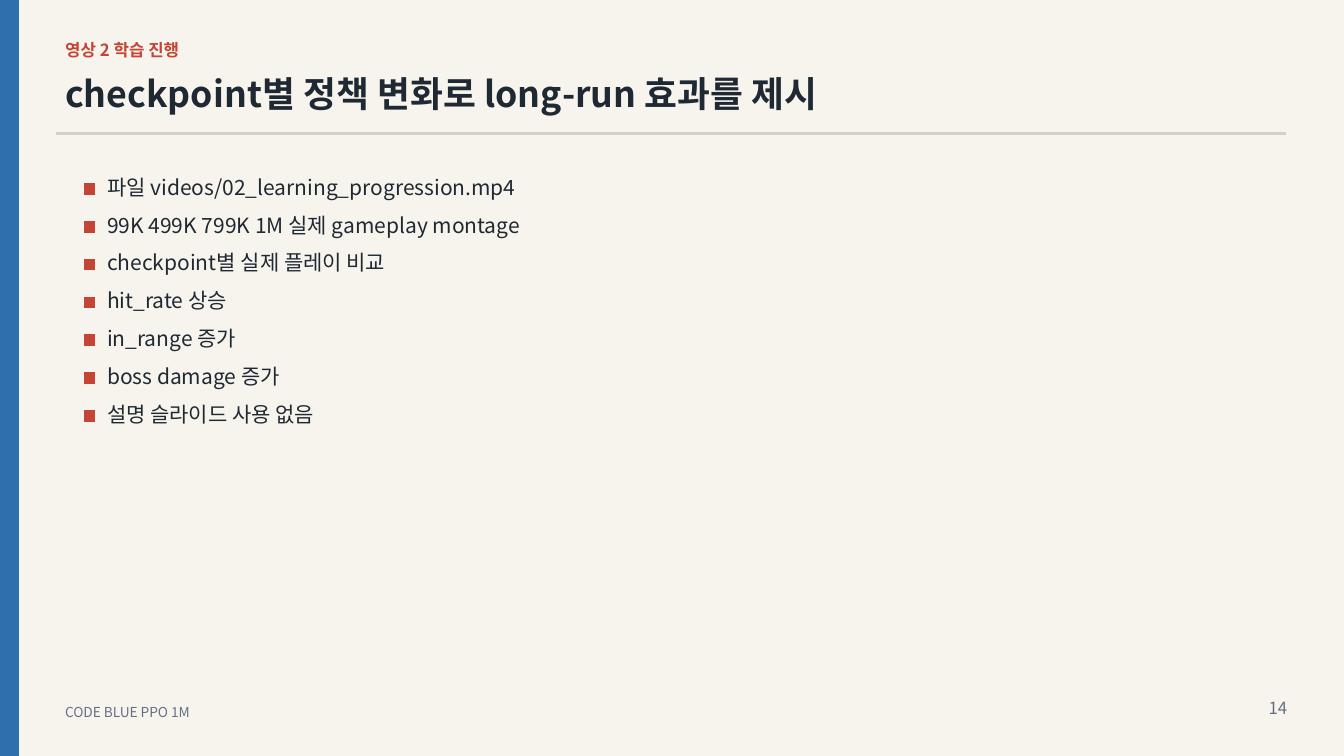
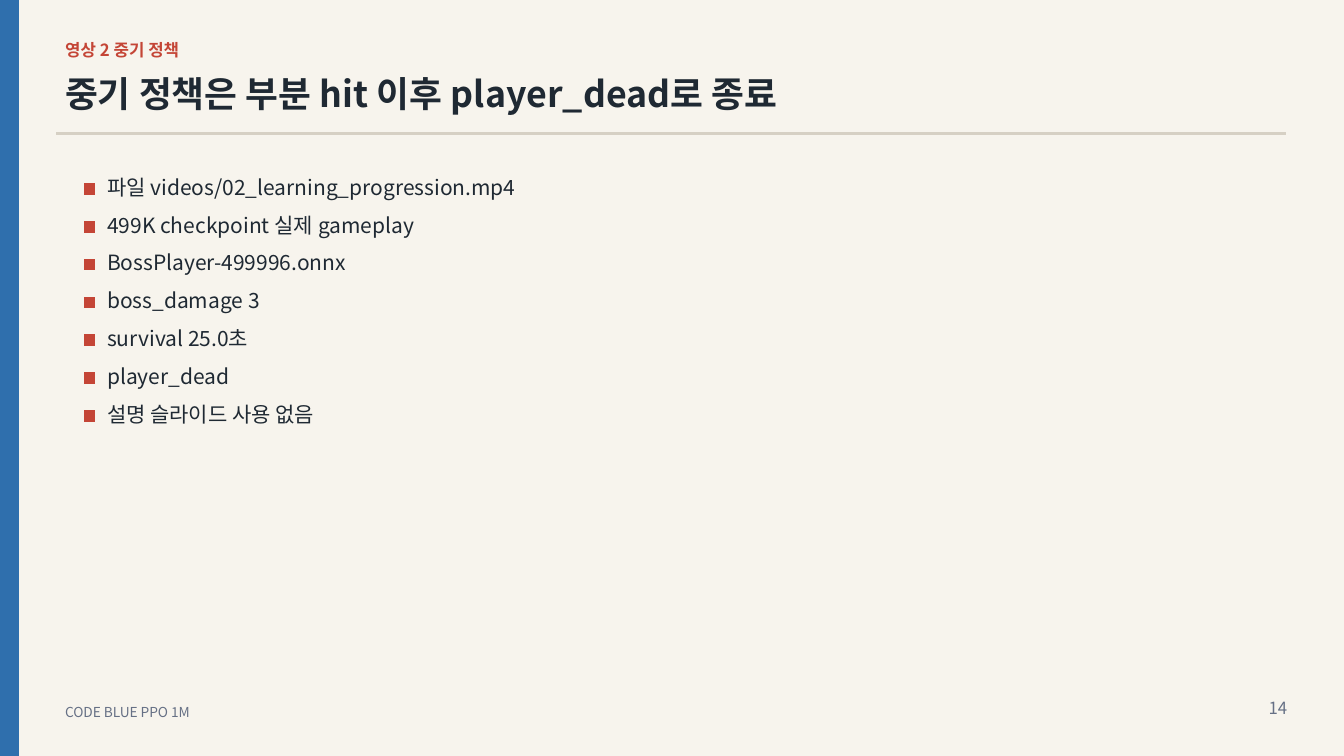
Before and after one commit to LxNx-Hn/AI_FinalTerm, a slide deck: slide 14 of presentations/final/CODE_BLUE_RL_FINAL.pptx. Drawn at 1344x756 pixels with LibreOffice and Linux fonts; fonts in the diff are those of the drawing. Boxes give left, top, right and bottom in pixels: in the first picture for what was removed or moved away, otherwise in the second. Text is boxed around its words. In the diff, an @@ line names an element or a change of style, - is before the commit and + after.

```diff
--- a/presentations/final/CODE_BLUE_RL_FINAL.pptx
+++ b/presentations/final/CODE_BLUE_RL_FINAL.pptx
@@ text at box(65, 42, 179, 58): text changed @@
-영상 2 학습 진행
+영상 2 중기 정책
@@ text at box(65, 77, 778, 115): text changed @@
-checkpoint별 정책 변화로 long-run 효과를 제시
+중기 정책은 부분 hit 이후 player_dead로 종료
@@ text at box(107, 215, 414, 238): text changed @@
-99K 499K 799K 1M 실제 gameplay montage
+499K checkpoint 실제 gameplay
@@ text at box(107, 253, 346, 275): text changed @@
-checkpoint별 실제 플레이 비교
+BossPlayer-499996.onnx
@@ text at box(107, 291, 260, 313): text changed @@
-hit_rate 상승
+boss_damage 3
@@ text at box(107, 329, 248, 347): text changed @@
-in_range 증가
+survival 25.0초
@@ text at box(107, 367, 229, 389): text changed @@
-boss damage 증가
+player_dead
```
Also in this commit, not shown: 1 other slide changed, 13 other files.
